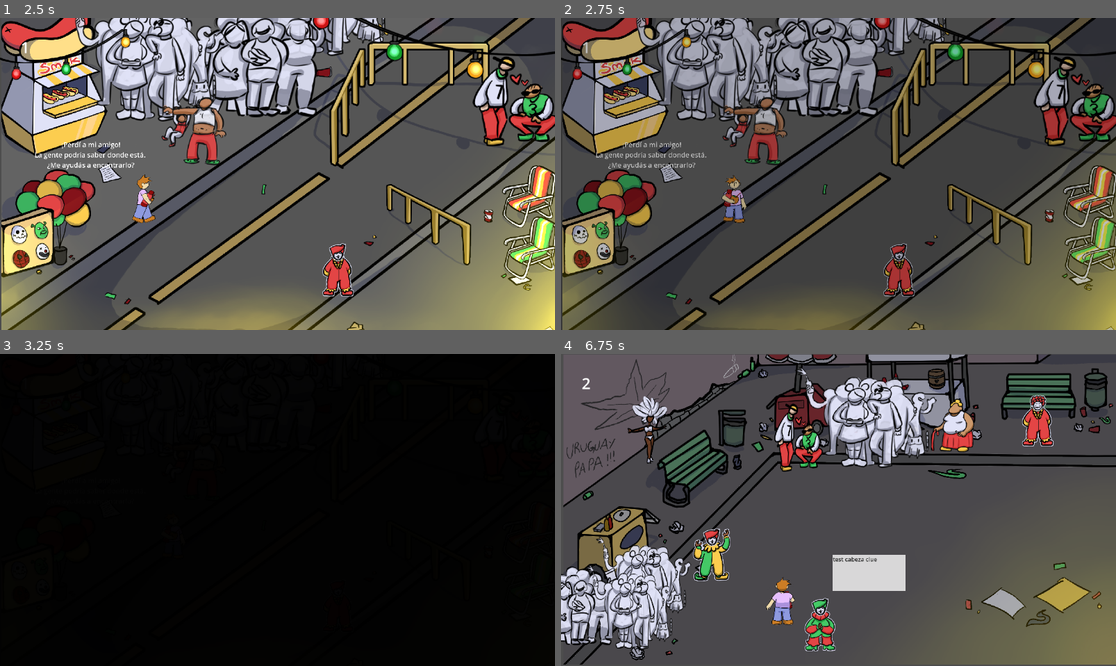
Above: before the commit, frames 1-4 (two rows, left to right).
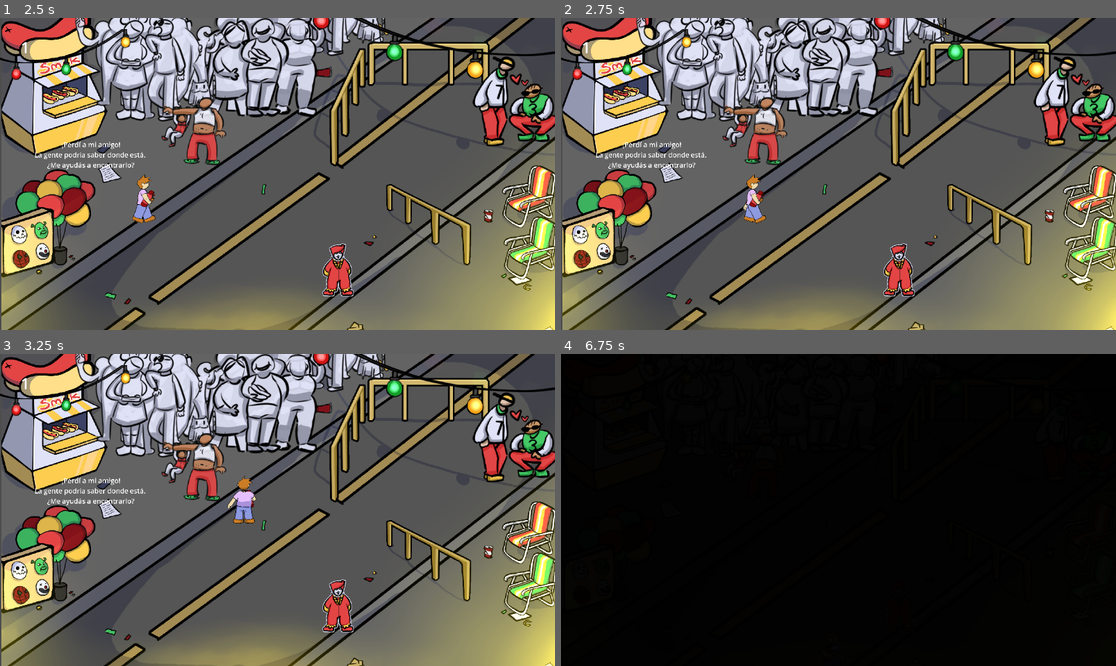
Above: after the commit, the same moments.

Repository: guille-bada/ggj-2026
Game: Godot game, scene res://Scenes/main_menu.tscn
Two runs of this game, one before a commit and one after it. Both use one fixed random seed, a clock stepped at 60 frames per second and the inputs below. The engine's default icon, where the game draws it, is replaced by a stand-in: a white triangle on a blue panel in a dark square.
Inputs:
- Up to frame 1 (2.5 s): tap Enter at 0.5 s; hold D (Right) 0.53-1.28 s; hold S (Down) 1.28-2.03 s; hold D (Right) from 2.03 s (still down)
- Up to frame 2 (2.75 s): keep holding D (Right)
- Up to frame 3 (3.25 s): release D (Right) at 2.78 s; hold W (Up) from 2.78 s (still down)
- Up to frame 4 (6.75 s): release W (Up) at 3.53 s; hold A (Left) 3.53-5.03 s; hold S (Down) 5.03-5.78 s; hold D (Right) 5.78-6.53 s; hold W (Up) from 6.53 s (still down)

Frame 1 is identical in both runs. In frame 2, 56% of the frame differs, in the area x 0-100%, y 0-100%; in frame 3, 92%; in frame 4, 94%.

Commit message:
fixed transition zones colliding with map

Diff:
--- a/Scenes/Character.tscn
+++ b/Scenes/Character.tscn
@@ -253,7 +253,7 @@
 radius = 2152.4458
 
 [node name="Character" type="CharacterBody2D" unique_id=967131426 node_paths=PackedStringArray("interaction")]
-collision_layer = 5
+collision_layer = 7
 collision_mask = 3
 script = ExtResource("1_jo2ib")
 interaction = NodePath("Area2D")
--- a/Scenes/transition_zone.tscn
+++ b/Scenes/transition_zone.tscn
@@ -9,6 +9,8 @@
 script = ExtResource("1_5o7va")
 
 [node name="Area2D" type="Area2D" parent="." unique_id=1496309184]
+collision_layer = 2
+collision_mask = 2
 
 [node name="CollisionShape2D" type="CollisionShape2D" parent="Area2D" unique_id=2008384986]
 shape = SubResource("RectangleShape2D_tautj")
--- a/Scripts/transition_zone.gd
+++ b/Scripts/transition_zone.gd
@@ -12,6 +12,7 @@
 	area_2d.body_entered.connect(trigger_transition)
 
 func trigger_transition(_body:Node2D) -> void:
+	print("here " + name)
 	transition_triggered.emit(zone)
 
 func hide_colliders_temporarily() -> void:
